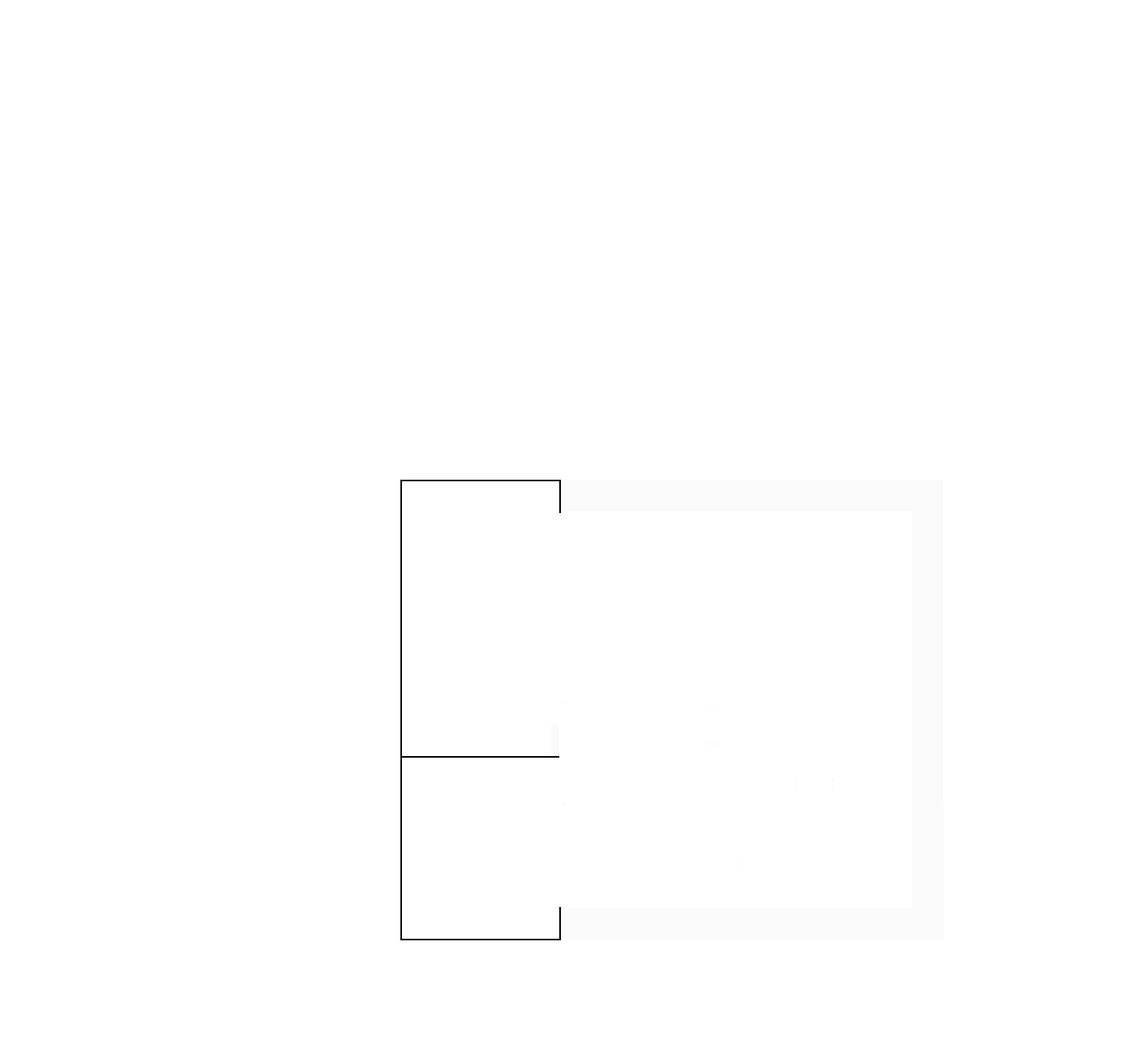
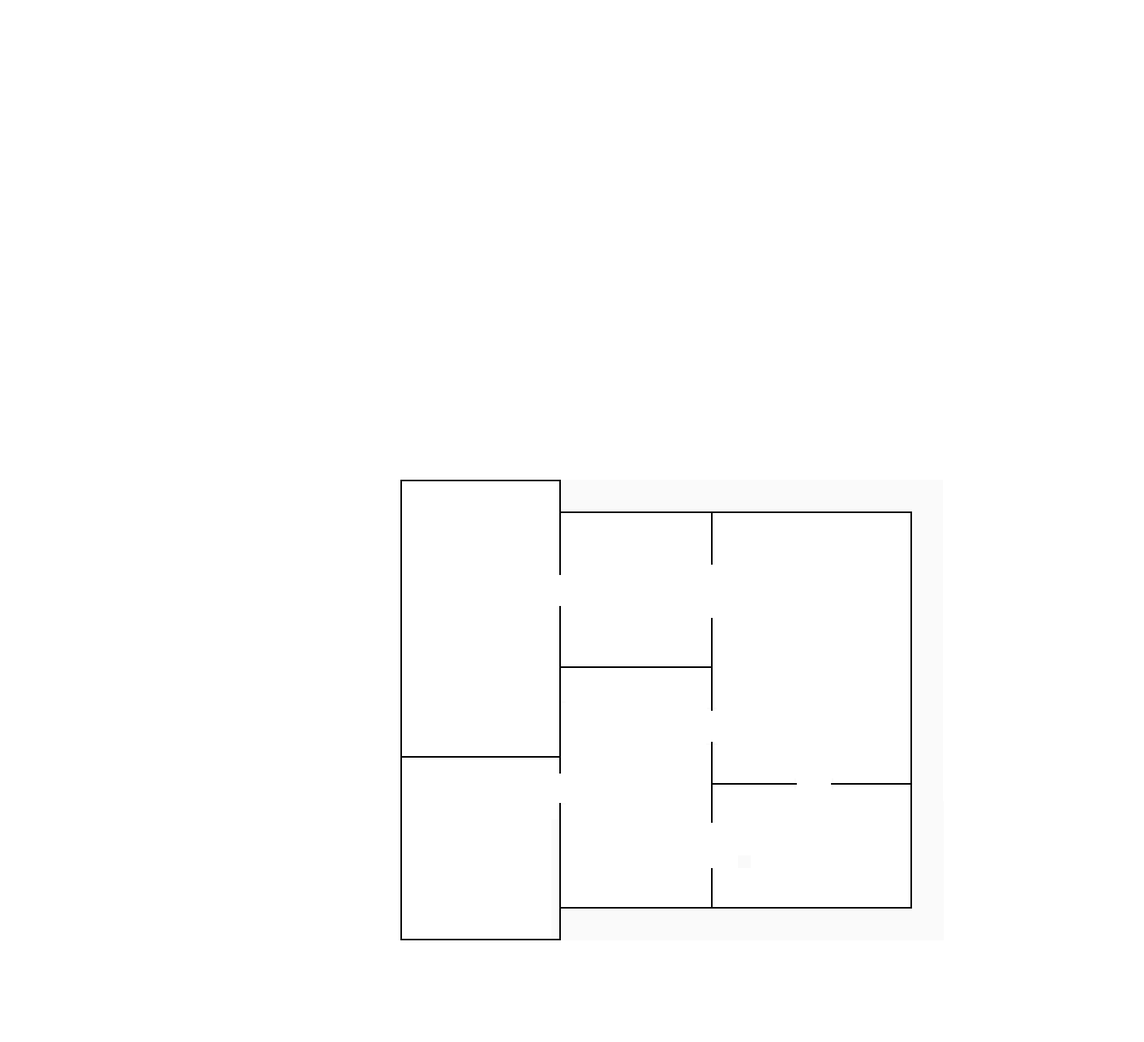
Before/after of a (1144, 1042) layered artwork. What changed in the layer stack:
hid "manobstacles ARENA A" over box(551, 511, 912, 939)
showed "manobstacles", painted on it over box(551, 511, 912, 939)
showed "heightmap.pgm" over box(551, 511, 912, 939)
